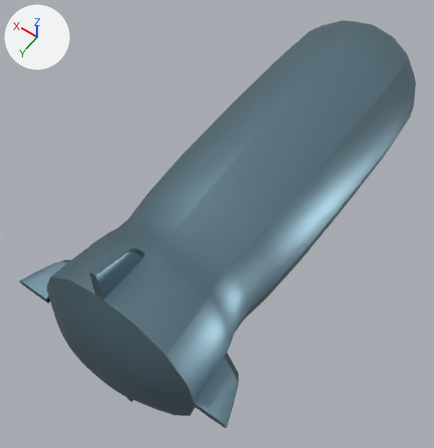
The Blender file assets/models/projectiles/deluxe_torpedo_projectile_1.blend as it was, and as the next commit left it.
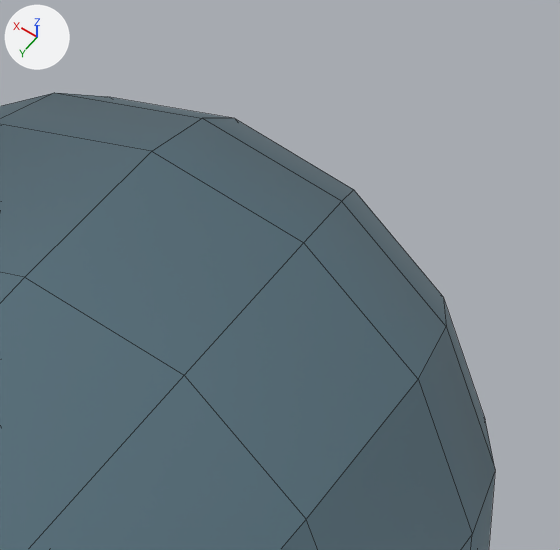
Each version is shown whole from a 50 mm camera at (-0.152, 0.4, 0.347) aimed at (0.015, 0.166, -0.02), then close up on the part from 77% to 98% of the width and 1% to 21% of the height. Arrows for +X, +Y and +Z are at upper left; the lights stay in place. The close-ups show mesh edges as thin lines.

In view in the first close-up: 'DeluxeTorpedoProjectile'.
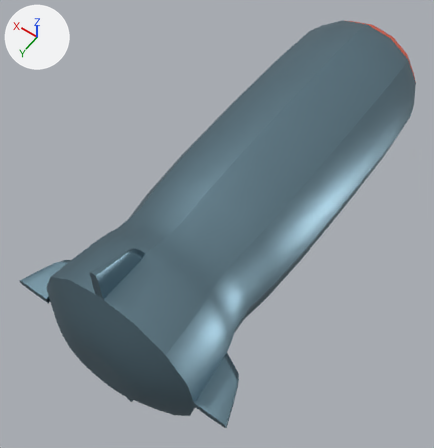
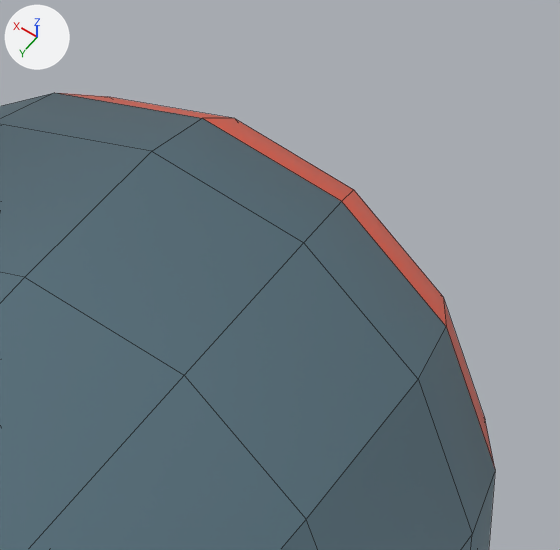
Commit message: Items: Update Deluxe Torpedo Model

The change, as a diff of the scene's bpy script:
```diff
--- a/assets/models/projectiles/deluxe_torpedo_projectile_1.blend.py
+++ b/assets/models/projectiles/deluxe_torpedo_projectile_1.blend.py
@@ mat_deluxe_torpedo_projectile_stripe @@
+mat_deluxe_torpedo_projectile_stripe = principled_material('Deluxe Torpedo Projectile Stripe')
+mat_deluxe_torpedo_projectile_stripe.base_color = (0.802, 0.0806, 0.0278)  # red #e7502e
+mat_deluxe_torpedo_projectile_stripe.roughness = 0.3
@@ me_sphere_001 @@
 me_sphere_001.from_pydata(...)  # 138 vertices, 124 faces; spans x -0.086..0.086, y -0.065..0.313, z -0.086..0.086
 # used by ob_deluxetorpedoprojectile; location = (0.0, 0.0, 0.0)
+# me_sphere_001 part 1: all 8 faces centred in x -0.048..0.048, y -0.039, z -0.048..0.048 switch from mat_deluxe_torpedo_projectile (blue #809ead) to mat_deluxe_torpedo_projectile_stripe (red #e7502e)
```

Pixel boxes (x1, y1, x2, y2) of what changed, in the close-ups (560 x 550 px):
part 1 of me_sphere_001, recoloured (blue to red)
    both: (59, 93, 495, 468)
